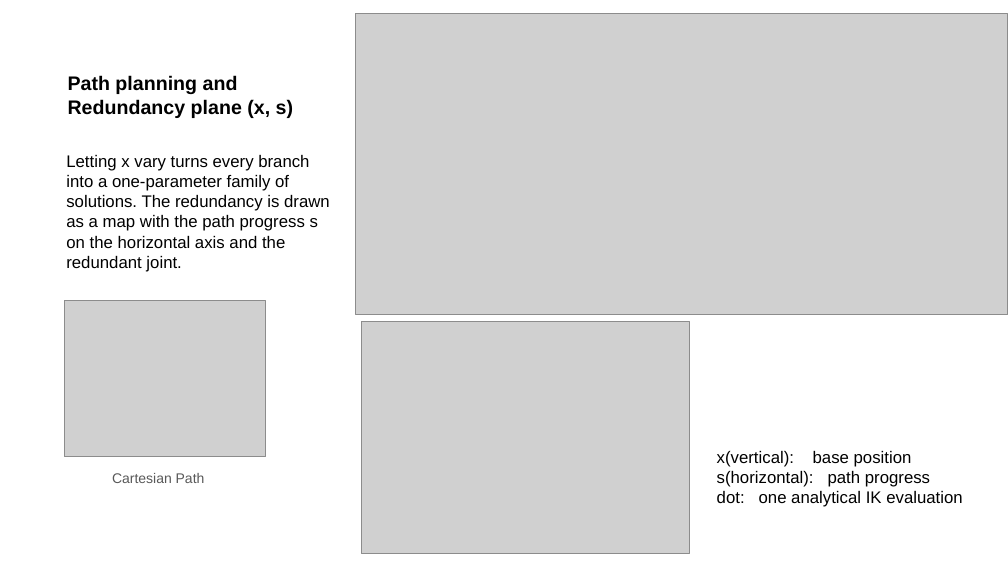
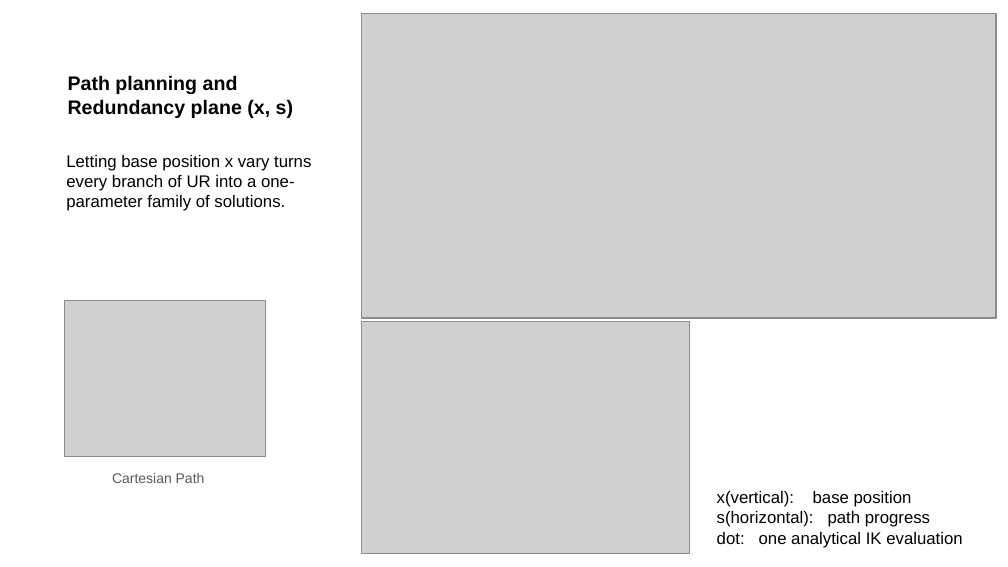
Before and after one commit to wenqian157/p6r_planner, a slide deck: slide 11 of results/presentation/P6R_presentation_complete.pptx. Drawn at 1008x567 pixels with LibreOffice and Linux fonts; fonts in the diff are those of the drawing; grey boxes stand for pictures. Boxes give left, top, right and bottom in pixels: in the first picture for what was removed or moved away, otherwise in the second. Text is boxed around its words. In the diff, an @@ line names an element or a change of style, - is before the commit and + after.

```diff
--- a/results/presentation/P6R_presentation_complete.pptx
+++ b/results/presentation/P6R_presentation_complete.pptx
@@ picture: place and size @@
-picture at [356,14,1008,316]
+picture at [361,14,996,319]
@@ text at [66,155,311,211]: text changed @@
-Letting x vary turns every branch into a one-parameter family of solutions. The redundancy is drawn as a map with the path progress s on the horizontal axis and the redundant joint.
+Letting base position x vary turns every branch of UR into a one-parameter family of solutions.
@@ text "x(vertical): base position": place and size @@
-text "x(vertical): base position" at [717,451,962,507]
+text "x(vertical): base position" at [717,491,962,548]
```
Also in this commit, not shown: 2 slides added, 5 other files.
